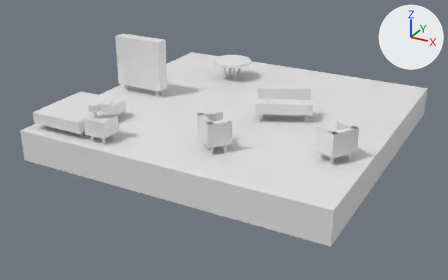
A saved change to the glTF model assets/map_room1.gltf.
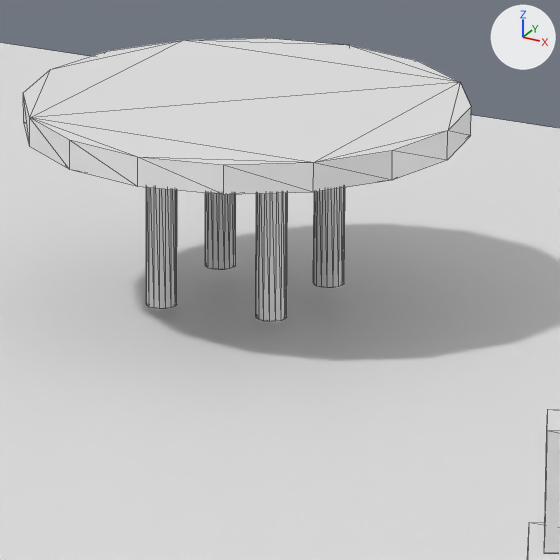
The first picture shows the older version from a camera (50 mm lens) standing at (8.85, -17.32, 7.34) and looking at (-0.22, -0.82, -0.91). The close-ups show both versions on the part from 47% to 58% of the width and 18% to 35% of the height of that picture; other places that the commit changed are outside them. Arrows for +X, +Y and +Z are at upper right; the lights stay in place. The close-ups show mesh edges as thin lines. Where no turn or scale is listed for an object, it has been applied to the vertices.
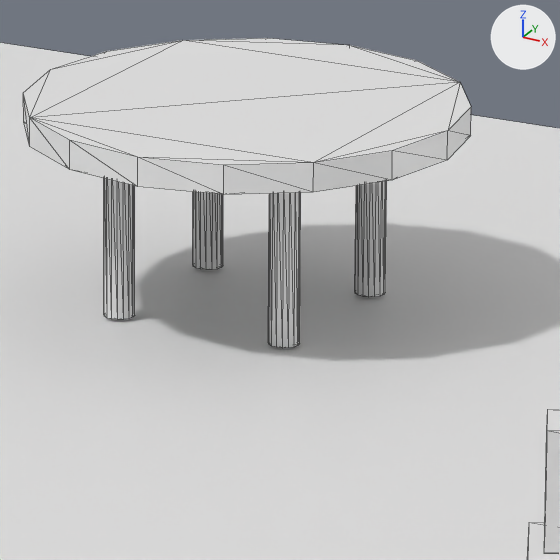
What differs and where, as boxes (x1, y1, x2, y2) in the close-ups (560 x 560 px):
'Cylinder.025', moved: before (146, 187, 177, 309); after (104, 178, 135, 320)
'Cylinder.026', moved: before (256, 193, 288, 322); after (268, 193, 301, 348)
'Cylinder.027', moved: before (313, 188, 345, 288); after (355, 181, 387, 297)
'Cylinder.028', moved: before (205, 193, 236, 270); after (193, 192, 223, 270)

What the commit changed:
Object 'Cylinder.025' (ob_cylinder_025) moves from (-2.0, 2.5, 0.324) to (-2.1, 2.4, 0.3).
Object 'Cylinder.026' (ob_cylinder_026) moves from (-1.6, 2.5, 0.344) to (-1.5, 2.4, 0.3).
Object 'Cylinder.027' (ob_cylinder_027) moves from (-1.6, 2.9, 0.344) to (-1.5, 3.0, 0.3).
Object 'Cylinder.028' (ob_cylinder_028) moves from (-2.0, 2.9, 0.344) to (-2.1, 3.0, 0.3).
